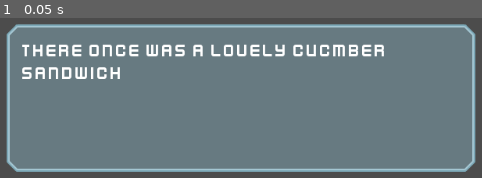
Above: before the commit, frame 1.
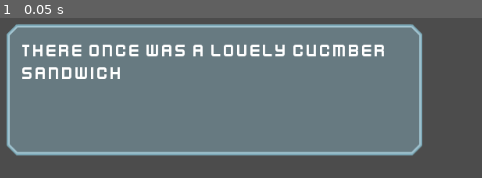
Above: after the commit, the same moment.

Repository: kidoncio/Is-this-a-Thief-
Game: Godot game, scene res://Scenes/TutorialGUI.tscn
Same seed, same stepped clock (60 frames per second), same inputs: the game is played once before the commit and once after it. This scene is started directly instead of the project's main scene.
Inputs:
- Up to frame 1 (0.05 s): no input

The runs differ from the first frame. In frame 1, 21% of the frame differs, in the area x 1-99%, y 3-97%.

Commit message:
Fix AnimationPlayer no TutorialGUI

Diff:
--- a/Scenes/Scripts/Global.gd
+++ b/Scenes/Scripts/Global.gd
@@ -43,6 +43,7 @@
 const TUTORIAL_MESSAGES_JSON: String = "res://Scenes/Levels/TutorialMessages.json"
 
 # Scenes
+const TUTORIAL_SCENE: String = "res://Scenes/Levels/Tutorial.tscn"
 const VICTORY_SCENE: String = "res://Scenes/Victory.tscn"
 const GAME_OVER_SCENE: String = "res://Scenes/GameOver.tscn"
 
--- a/Scenes/Scripts/Tutorial.gd
+++ b/Scenes/Scripts/Tutorial.gd
@@ -1,6 +1,8 @@
 extends Node2D
 
 var text
+
+const MESSAGE_TRANSITION_ANIMATION: String = "MessageTransition"
 
 func _ready():
 	add_to_group(Global.INTERFACE_GROUP)
@@ -34,6 +36,7 @@
 	$TutorialGUI/Popup/Label.text = text[str(number)]
 
 	if play_sfx && pointer.position != marker.position:
+		$TutorialGUI/AnimationPlayer.play(MESSAGE_TRANSITION_ANIMATION)
 		play_sfx()
 
 func play_sfx() -> void:
@@ -50,7 +53,6 @@
 
 func _on_ObjectiveNightVision_body_entered(body):
 	update_pointer_position(4)
-	DarkVision_mode()
 
 
 func _on_Suitcase_body_entered(body):
--- a/Scenes/TutorialGUI.tscn
+++ b/Scenes/TutorialGUI.tscn
@@ -47,8 +47,8 @@
 anchor_bottom = 1.0
 margin_left = -300.0
 margin_top = -229.0
-margin_right = 300.0
-margin_bottom = -40.0
+margin_right = 232.171
+margin_bottom = -61.3661
 theme = ExtResource( 1 )
 
 [node name="NinePatchRect" type="NinePatchRect" parent="Popup"]
